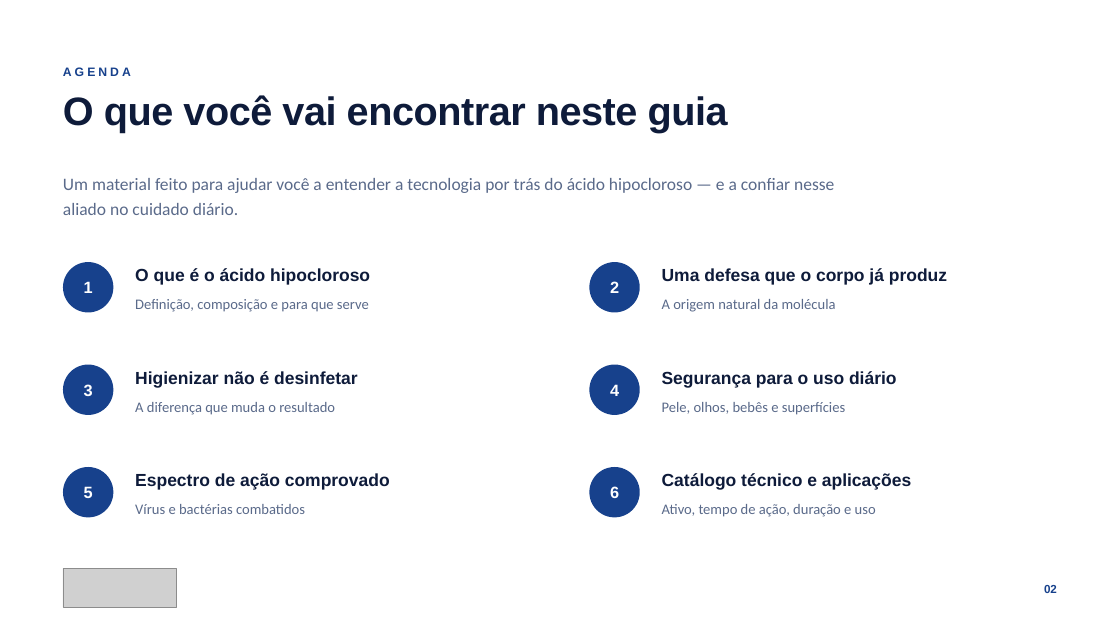
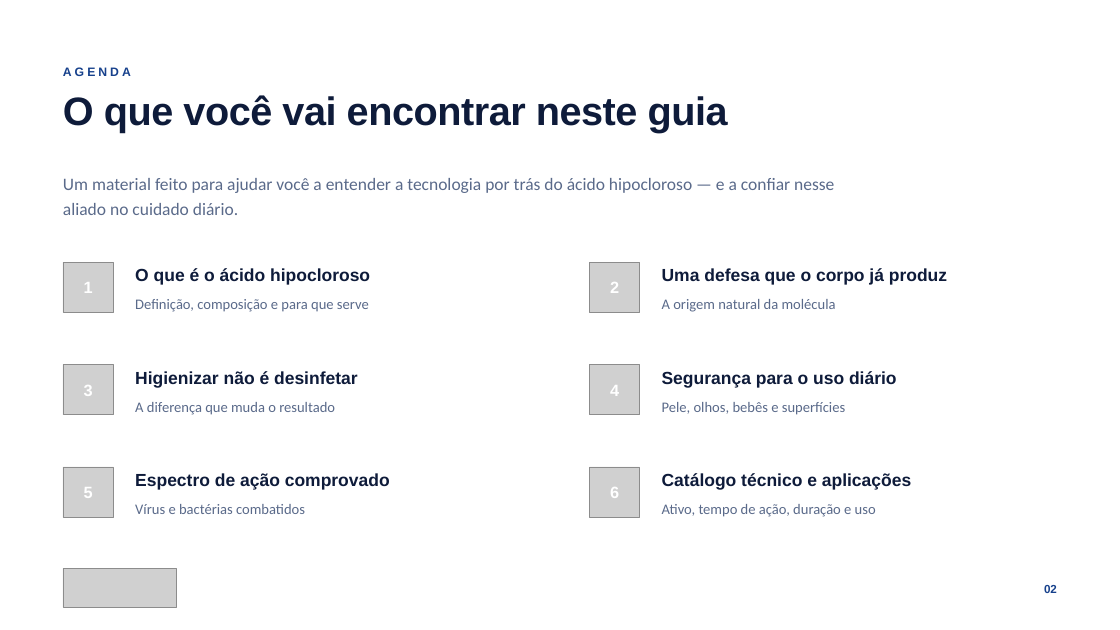
Before and after one commit to eglisbandeira40/Victor, a slide deck: slide 2 of apresentacao/Acido-Hipocloroso-Apresentacao.pptx. Drawn at 1120x630 pixels with LibreOffice and Linux fonts; fonts in the diff are those of the drawing; grey boxes stand for pictures. Boxes give left, top, right and bottom in pixels: in the first picture for what was removed or moved away, otherwise in the second. Text is boxed around its words. In the diff, an @@ line names an element or a change of style, - is before the commit and + after.

```diff
--- a/apresentacao/Acido-Hipocloroso-Apresentacao.pptx
+++ b/apresentacao/Acido-Hipocloroso-Apresentacao.pptx
@@ ellipse removed at <box>63,262,113,313</box> @@
@@ picture added at <box>63,262,113,313</box> @@
@@ ellipse removed at <box>590,262,640,313</box> @@
@@ picture added at <box>590,262,640,313</box> @@
@@ ellipse removed at <box>63,365,113,415</box> @@
@@ picture added at <box>63,365,113,415</box> @@
@@ ellipse removed at <box>590,365,640,415</box> @@
@@ picture added at <box>590,365,640,415</box> @@
@@ ellipse removed at <box>63,467,113,518</box> @@
@@ picture added at <box>63,467,113,518</box> @@
@@ ellipse removed at <box>590,467,640,518</box> @@
@@ picture added at <box>590,467,640,518</box> @@
```
Also in this commit, not shown: 9 other slides changed, 3 other files.
